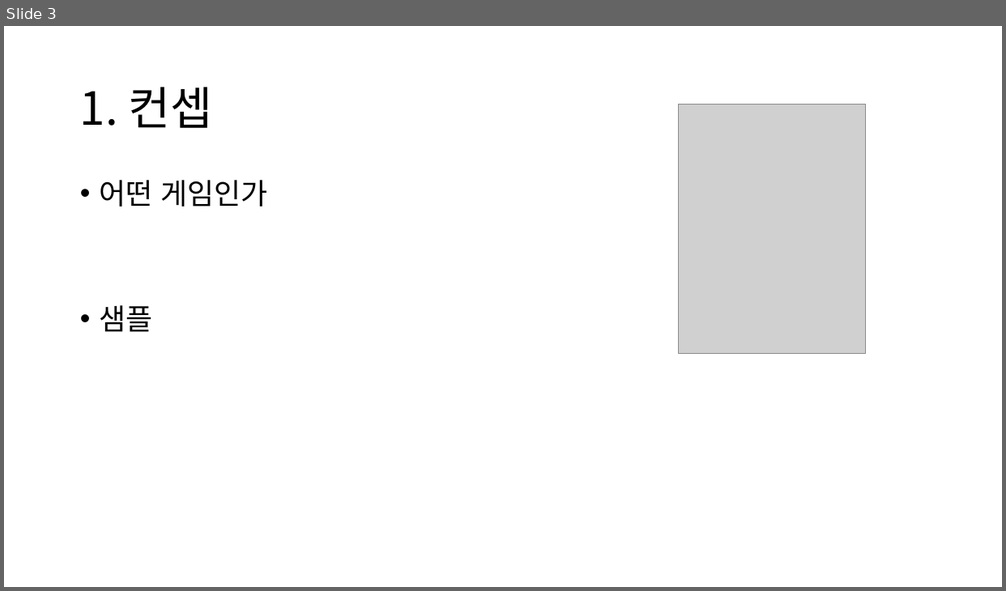
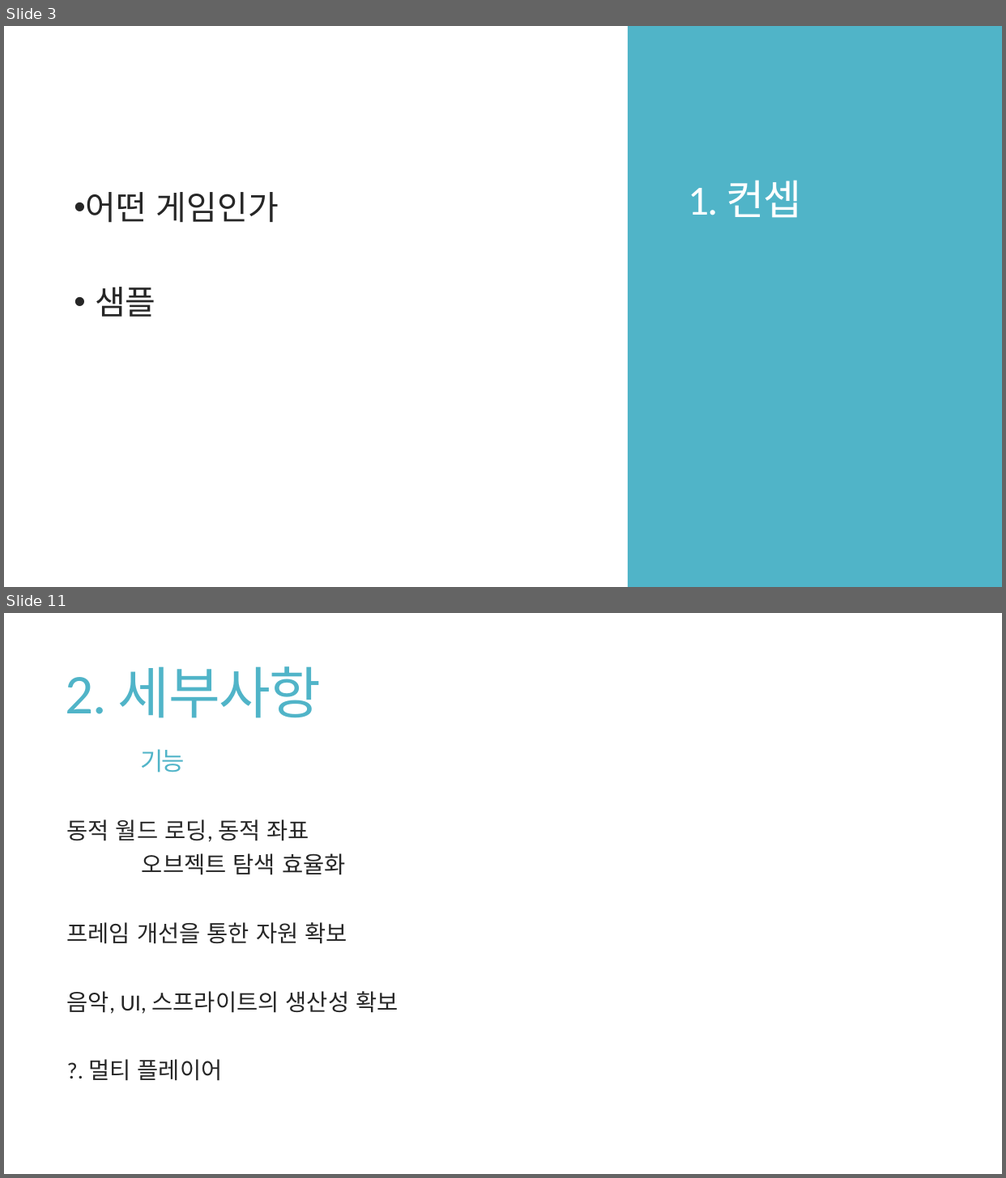
Before and after one commit to Niiok/inha_2021, a slide deck: RollBall/roll_ball.pptx. Shown one above the other, each under a label of ours: slide 3 before the commit, slides 3 and 11 after it; the slides between them are not shown. The pictures are 1006x591 and 1006x1178 pixels, drawn with LibreOffice and Linux fonts; fonts in the diff are those of the drawing; grey boxes stand for pictures. Boxes give left, top, right and bottom in pixels: in the first picture for what was removed or moved away, otherwise in the second. Text is boxed around its words. In the diff, an @@ line names an element or a change of style, - is before the commit and + after.

```diff
--- a/RollBall/roll_ball.pptx
+++ b/RollBall/roll_ball.pptx
@@ slide 11 added at (x1=4, y1=613, x2=1002, y2=1174), background #FFFFFF @@
@@ title added at (x1=66, y1=666, x2=321, y2=773), 54 pt, text #50B4C8 @@
+2. 세부사항
+기능
@@ text added at (x1=67, y1=820, x2=398, y2=1081), 22.2 pt, text #262626 @@
+동적 월드 로딩, 동적 좌표
+오브젝트 탐색 효율화
+프레임 개선을 통한 자원 확보
+음악, UI, 스프라이트의 생산성 확보
+?. 멀티 플레이어
@@ slide 3 changed as well @@
@@ rectangle added at (x1=628, y1=26, x2=1002, y2=587), fill #50B4C8 @@
@@ title "1. 컨셉" moved from (x1=80, y1=87, x2=213, y2=128) to (x1=688, y1=180, x2=802, y2=218) @@
@@ title "1. 컨셉" at (x1=688, y1=180, x2=802, y2=218): size 44 to 40 pt, font Noto Sans CJK KR to Calibri, text colour #000000 to #FFFFFF, letter spacing 0 to -1.2 pt; line spacing 0.9 to 0.85; vertical alignment middle to bottom @@
@@ text "어떤 게임인가" moved from (x1=99, y1=180, x2=267, y2=332) to (x1=86, y1=192, x2=279, y2=317) @@
@@ text "어떤 게임인가" at (x1=86, y1=192, x2=279, y2=317): size 28 to 32 pt, font Noto Sans CJK KR to Calibri, text colour #000000 to #262626; indent changed; line spacing 0.9 to 0.85; more space between paragraphs @@
@@ picture removed at (x1=679, y1=104, x2=866, y2=353) @@
```
Also in this commit, not shown: 5 other slides changed, 9 other slides added, 1 slide removed.
